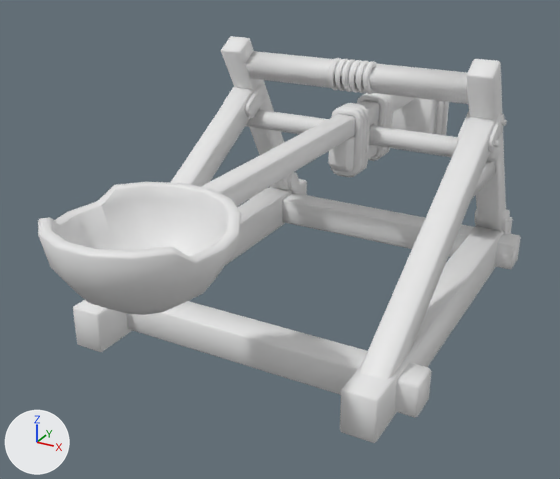
The FBX model Assets/_DefendTheFactory/_Sandbox/Rafal/Models/catapult/katapultaLV1.fbx, before and after one commit.
Both versions are drawn from a 50 mm camera at (0.949, -1.924, 1.166) aimed at (-0.063, -0.083, 0.245). Every picture has the same lights, and +X, +Y and +Z are marked at lower left. The older version comes first. Where no turn or scale is listed for an object, it has been applied to the vertices. Vertices at exactly the same position are counted once.
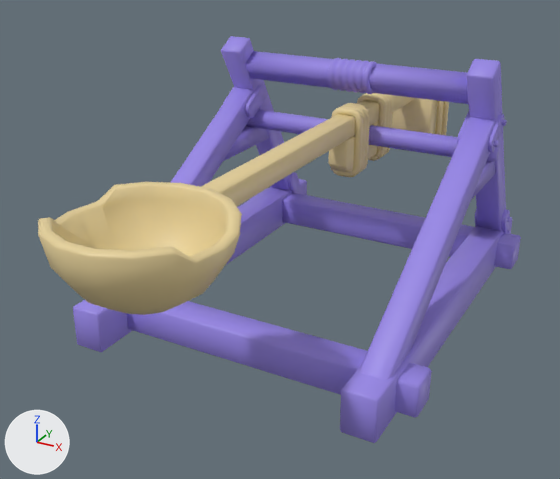
Where the newer file only moved an object's origin or applied its transform, the numbers keep the older frame.

The edits, one by one:
Material 'Material.002' (mat_material_002) is new.
Its base color is (0.8, 0.644, 0.326) (beige #e7d29b).
Material 'Material.003' (mat_material_003) is new.
Its base color is (0.312, 0.242, 0.8) (blue #9887e7).
me_plane_001 is used by ob_plane; location (-0.021, 0.356, 0.465).
me_plane_001 had 1184 vertices, 1197 faces and spanned x -0.18..0.22, y -1.34..0.63, z -0.15..0.12.
me_plane_001 now has 1115 vertices, 1195 faces and spans x -0.18..0.22, y -1.34..0.63, z -0.15..0.12.
Part 3, on me_plane_001:
3 vertices are removed from x 0.18..0.19, y -1.2..-1.08, z 0.08.
11 faces are deleted.
9 new faces join them.
Part 4, on me_plane_001:
2 vertices are removed from x -0.15..-0.14, y -1.2..-1.14, z 0.08.
7 faces are deleted.
7 new faces join them.
Part 5, on me_plane_001:
64 vertices are removed from x -0.02..0.06, y -0.11..0.11, z -0.1..0.1.
128 faces are deleted.
128 new faces join them.
me_plane_001 part 6: 1051 faces spanning x -0.18..0.22, y -1.34..0.63, z -0.15..0.12 switch from no material to mat_material_002 (beige #e7d29b).
me_cube_030 is used by ob_cube_029; location (-1.0, -1.0, 0.0).
me_cube_030 had 1196 vertices, 1094 faces and spanned x 0.462..1.495, y 0.468..1.735, z -0.001..0.747.
me_cube_030 now has 1204 vertices, 1100 faces and spans x 0.462..1.495, y 0.468..1.735, z -0.001..0.747.
me_cube_030 part 1: a new loose piece, a box spanning x 0.539..0.602, y 1.115..1.467, z 0.372..0.436, in mat_material_003 (blue #9887e7).
me_cube_030 part 2: 1094 faces spanning x 0.462..1.495, y 0.468..1.735, z -0.001..0.747 switch from no material to mat_material_003 (blue #9887e7).

Boxes (x1, y1, x2, y2) around the edits, measured in the pictures (560 x 479 px; the box of a moved part takes in the faces that stretch with it):
part 1 of me_cube_030, added (blue): after (223, 126, 269, 161)
part 2 of me_cube_030, recoloured (white to blue): (73, 36, 521, 443) in both
part 3 of me_plane_001, moved or reshaped: (192, 233, 228, 256) in both
part 4 of me_plane_001, moved or reshaped: before (56, 204, 100, 246); after (56, 204, 105, 246)
part 5 of me_plane_001, moved or reshaped: (340, 104, 368, 173) in both
part 6 of me_plane_001, recoloured (white to beige): (38, 93, 449, 315) in both
